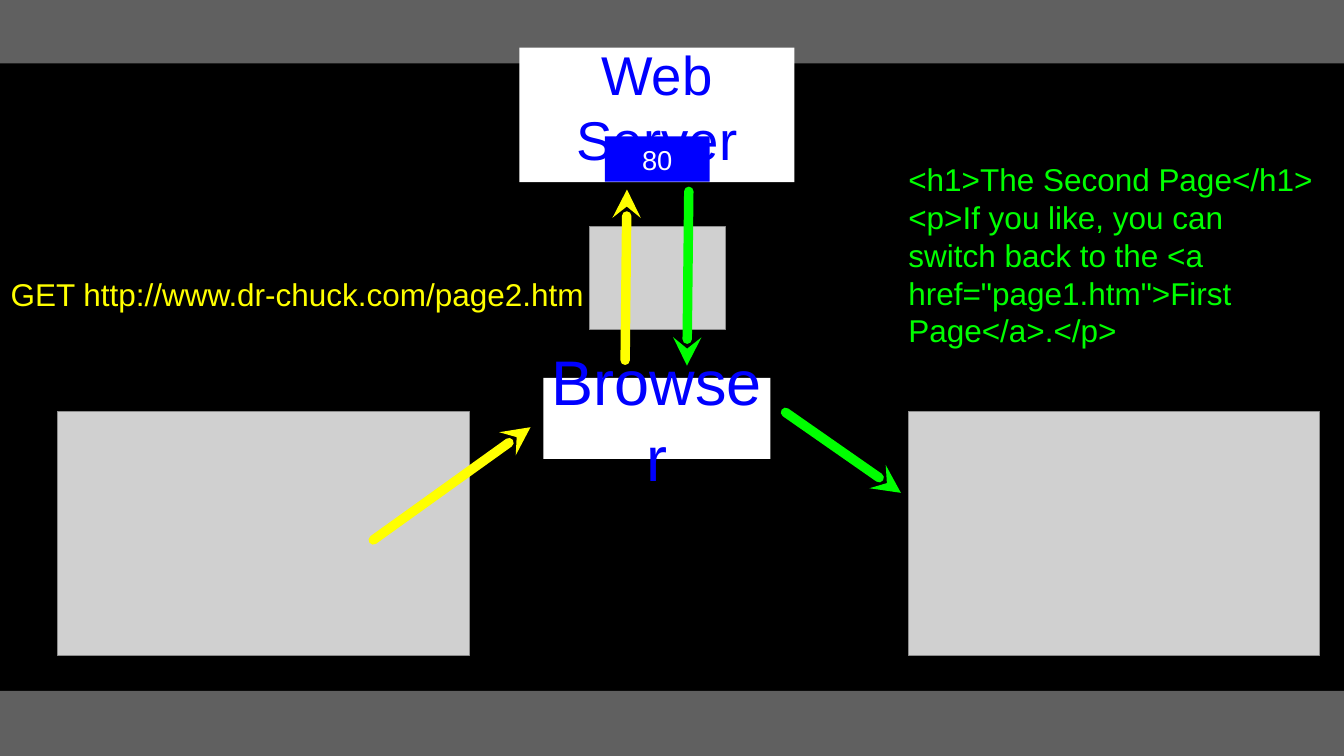
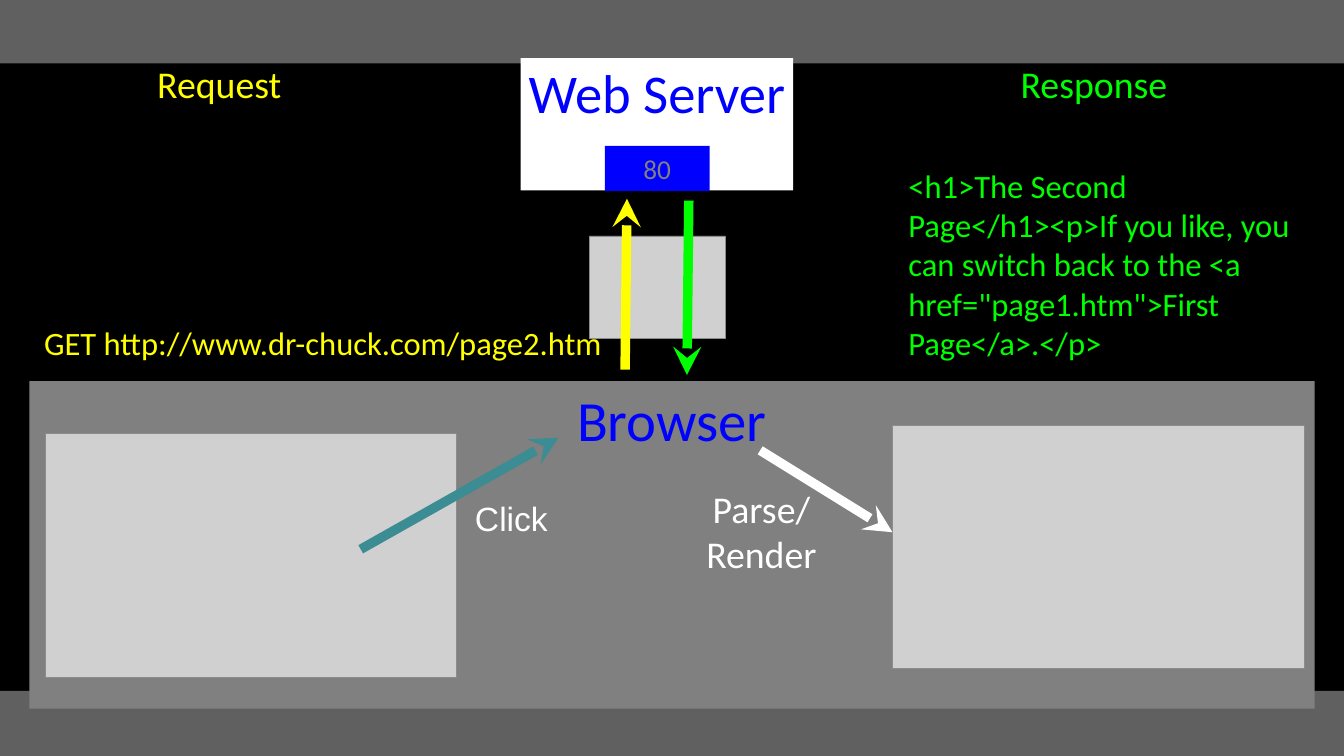
Before and after one commit to csev/py4e, a slide deck: slide 25 of lectures3/Pythonlearn-12-HTTP.pptx (slide 26 before the commit). Drawn at 1344x756 pixels with LibreOffice and Linux fonts; fonts in the diff are those of the drawing; grey boxes stand for pictures. Boxes give left, top, right and bottom in pixels: in the first picture for what was removed or moved away, otherwise in the second. Text is boxed around its words. In the diff, an @@ line names an element or a change of style, - is before the commit and + after.

```diff
--- a/lectures3/Pythonlearn-12-HTTP.pptx
+++ b/lectures3/Pythonlearn-12-HTTP.pptx
@@ rectangle "Web Server" at box(521, 58, 794, 190): font Arial to Calibri @@
@@ text added at box(157, 73, 281, 104), 36 pt, text #FFFF00 @@
+Request
@@ text added at box(1021, 73, 1168, 104), 36 pt, text #00FF00 @@
+Response
@@ rectangle "80" at box(605, 146, 710, 191): font Arial to Calibri, text colour #FFFFFF to #808080 @@
@@ text at box(908, 175, 1290, 361): text changed; size 30 to 31 pt; font Arial to Calibri @@
-<h1>The Second Page</h1>
-<p>If you like, you can switch back to the <a href="page1.htm">First Page</a>.</p>
+<h1>The Second Page</h1><p>If you like, you can switch back to the <a href="page1.htm">First Page</a>.</p>
@@ 2 rectangles, 2 arrows, 1 picture: place and size @@
-2 rectangles, 2 arrows, 1 picture at box(519, 48, 794, 366)
+2 rectangles, 2 arrows, 1 picture at box(521, 58, 794, 375)
@@ text "GET http://www.dr-chuck.com/page2.htm": place and size @@
-text "GET http://www.dr-chuck.com/page2.htm" at box(11, 283, 583, 312)
+text "GET http://www.dr-chuck.com/page2.htm" at box(44, 329, 602, 361)
@@ text "GET http://www.dr-chuck.com/page2.htm" at box(44, 329, 602, 361): size 30 to 31 pt, font Arial to Calibri @@
@@ rectangle "Browser": place and size @@
-rectangle "Browser" at box(543, 378, 770, 459)
+rectangle "Browser" at box(29, 381, 1315, 708)
@@ rectangle "Browser" at box(29, 381, 1315, 708): size 60 to 54 pt, font Arial to Calibri; vertical alignment middle to top; fill #FFFFFF to #808080 @@
@@ picture: place and size @@
-picture at box(57, 411, 469, 655)
+picture at box(45, 433, 457, 677)
@@ arrow moved from (531, 427) - (373, 540) to (559, 438) - (361, 550) @@
@@ arrow (559, 438) - (361, 550): stroke #FFFF00 9 pt to #3C8C93 9 pt @@
@@ picture: place and size @@
-picture at box(908, 411, 1319, 655)
+picture at box(893, 425, 1304, 668)
@@ arrow moved from (901, 493) - (785, 412) to (893, 532) - (760, 451) @@
@@ arrow (893, 532) - (760, 451): stroke #00FF00 9 pt to #FFFFFF 9 pt @@
@@ text added at box(475, 506, 548, 531), 32 pt, text #FFFFFF @@
+Click
@@ text added at box(706, 497, 816, 568), 36 pt, text #FFFFFF @@
+Parse/
+Render
```
Also in this commit, not shown: 44 other slides changed, 4 slides added, 14 slides removed, 7 other files.
